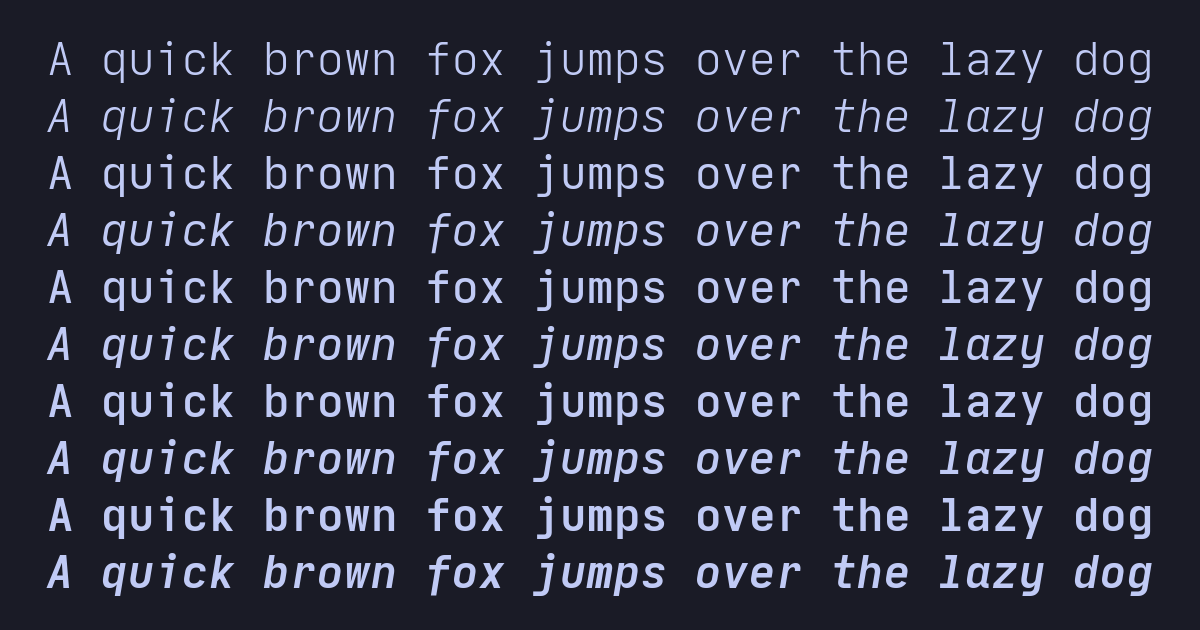
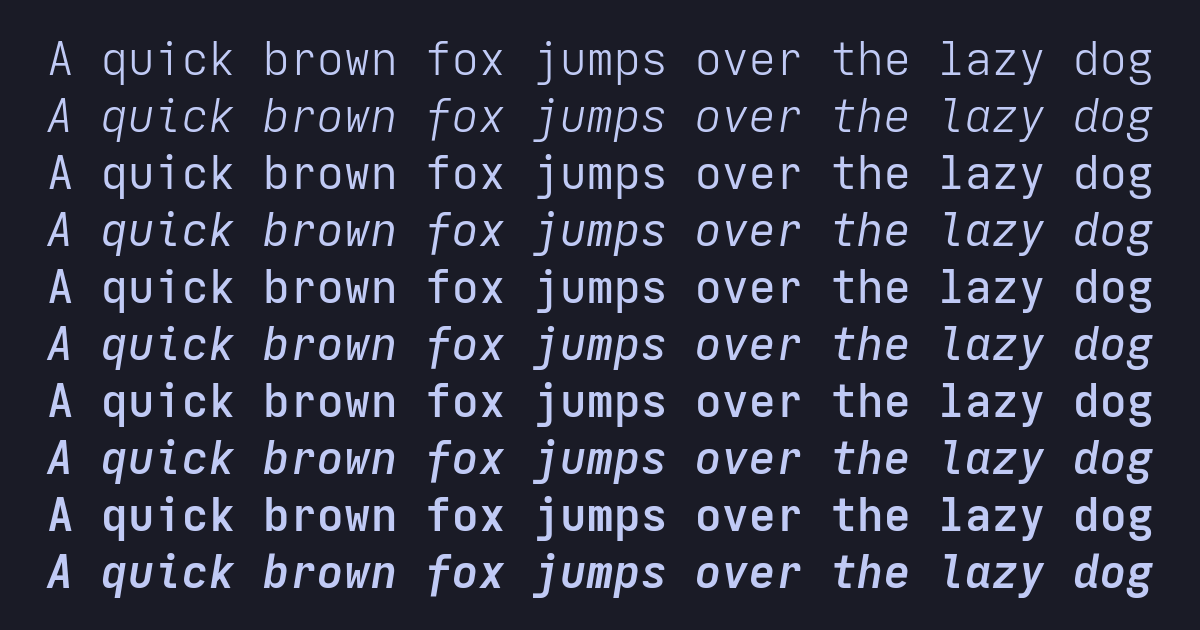
Layered file, before and after one edit (1200 × 630). Changes by layer:
painted on "A quick brown fox jumps over t..." over [47, 41, 1153, 598]
